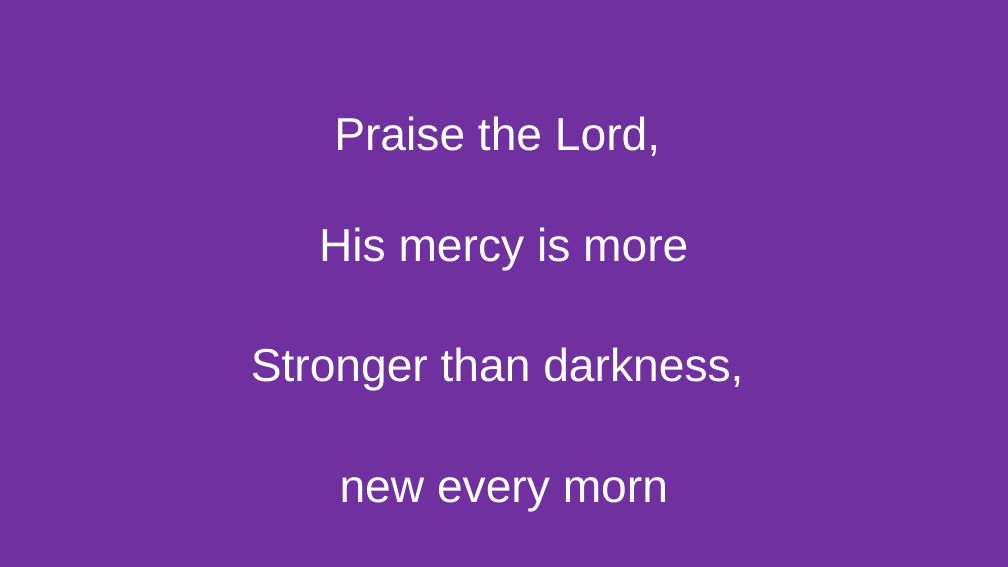
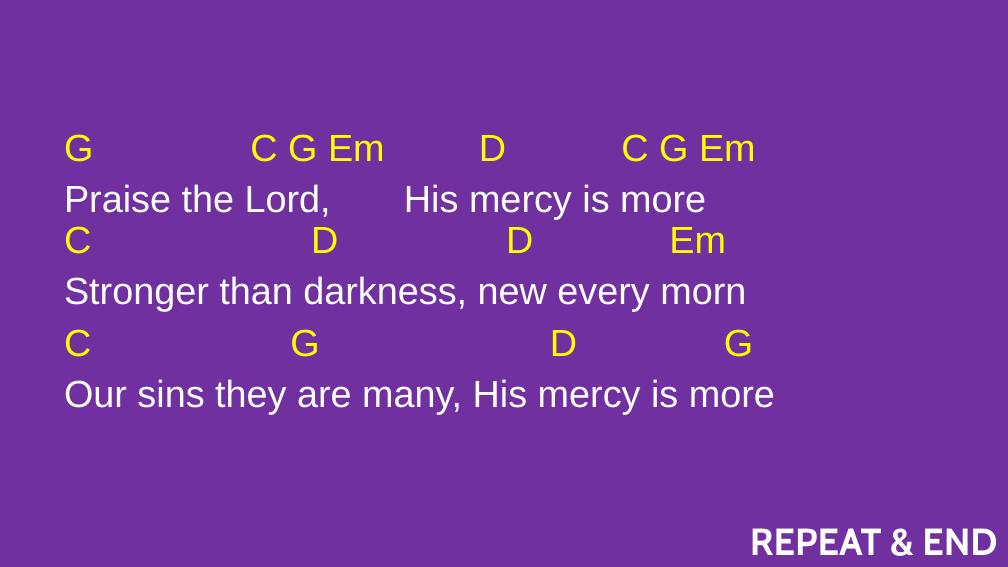
Before and after one commit to kendall412/worship, a slide deck: slide 9 of His Mercy is More-CH.pptx (slide 14 before the commit). Drawn at 1008x567 pixels with LibreOffice and Linux fonts; fonts in the diff are those of the drawing. Boxes give left, top, right and bottom in pixels: in the first picture for what was removed or moved away, otherwise in the second. Text is boxed around its words. In the diff, an @@ line names an element or a change of style, - is before the commit and + after.

```diff
--- a/His Mercy is More-CH.pptx
+++ b/His Mercy is More-CH.pptx
@@ subtitle at (64,134,775,414): text changed; size 44 to 36 pt @@
-Praise the Lord,
-His mercy is more
-Stronger than darkness,
-new every morn
+G C G Em D C G Em
+Praise the Lord, His mercy is more
+C D D Em
+Stronger than darkness, new every morn
+C G D G
+Our sins they are many, His mercy is more
@@ text added at (750,528,997,555), 36 pt, text #FFFFFF, bold @@
+REPEAT & END
```
Also in this commit, not shown: 7 other slides changed, 6 slides removed, 8 other files.
